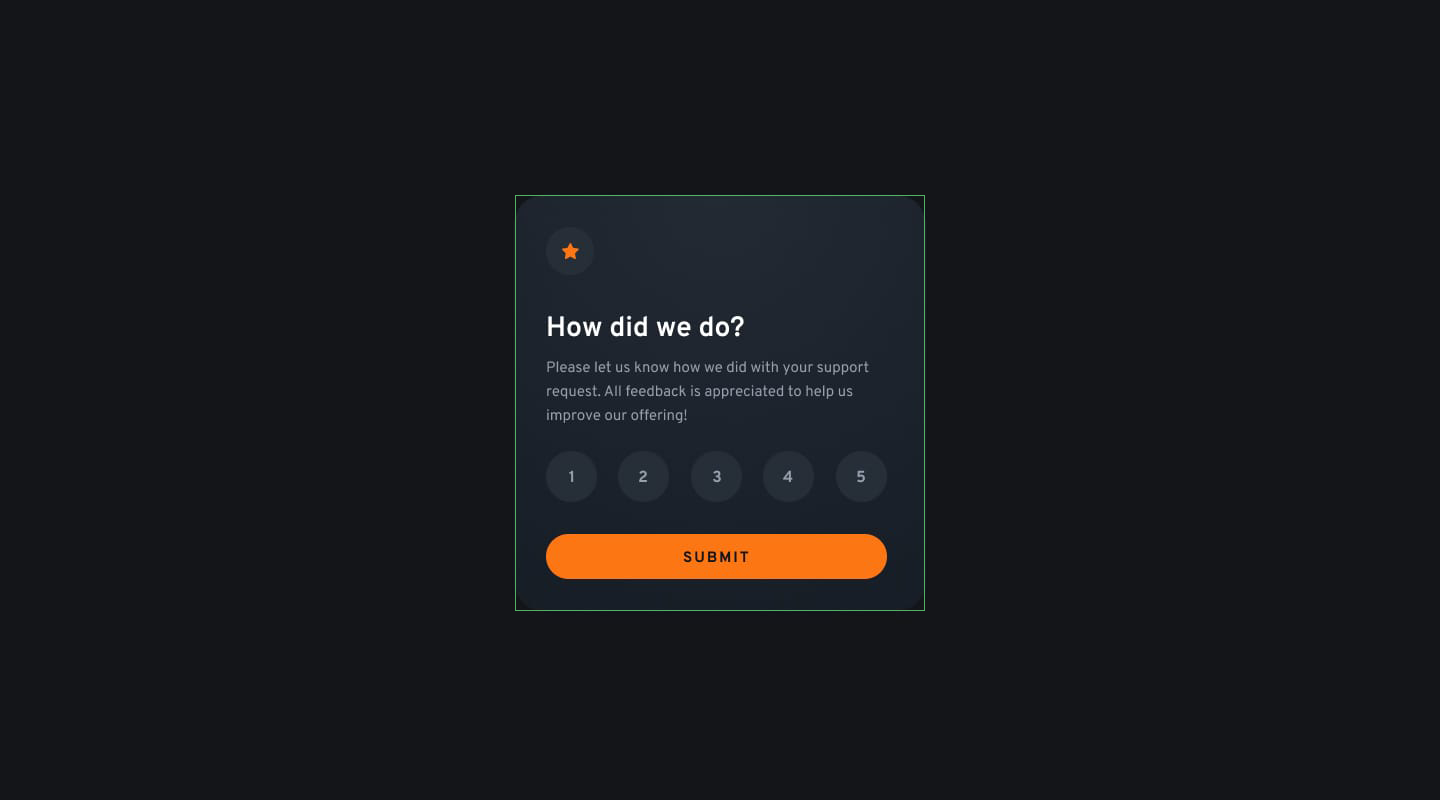
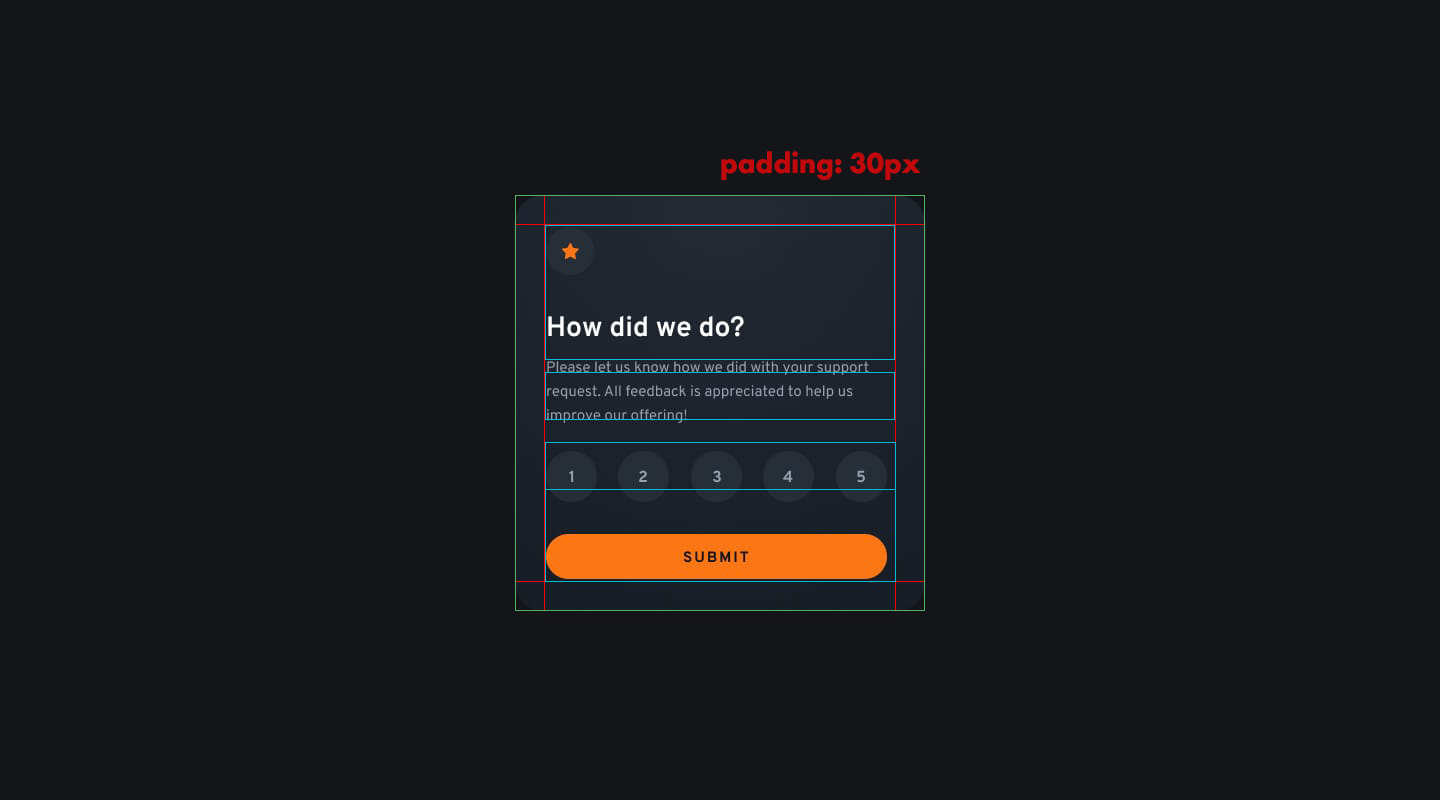
Layered file, before and after one edit (1440 x 800). Changes by layer:
added layer "Rectangle 3" (1st of 4, in "Container") in group "Container" over left=545, top=225, right=895, bottom=360
added layer "Rectangle 3" (2nd of 4, in "Container") in group "Container" over left=545, top=372, right=895, bottom=420
added layer "Rectangle 3" (3rd of 4, in "Container") in group "Container" over left=545, top=442, right=896, bottom=490
added layer "Rectangle 3" (4th of 4, in "Container") in group "Container" over left=545, top=489, right=896, bottom=582
showed group "Padding" (5 layers) over left=516, top=151, right=924, bottom=610
